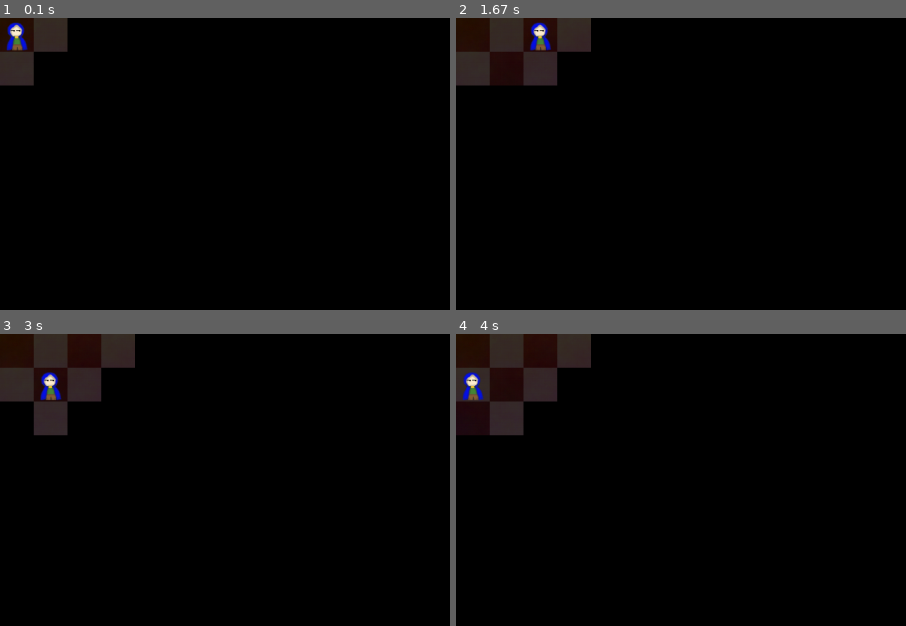
Above: before the commit, frames 1-4 (two rows, left to right).
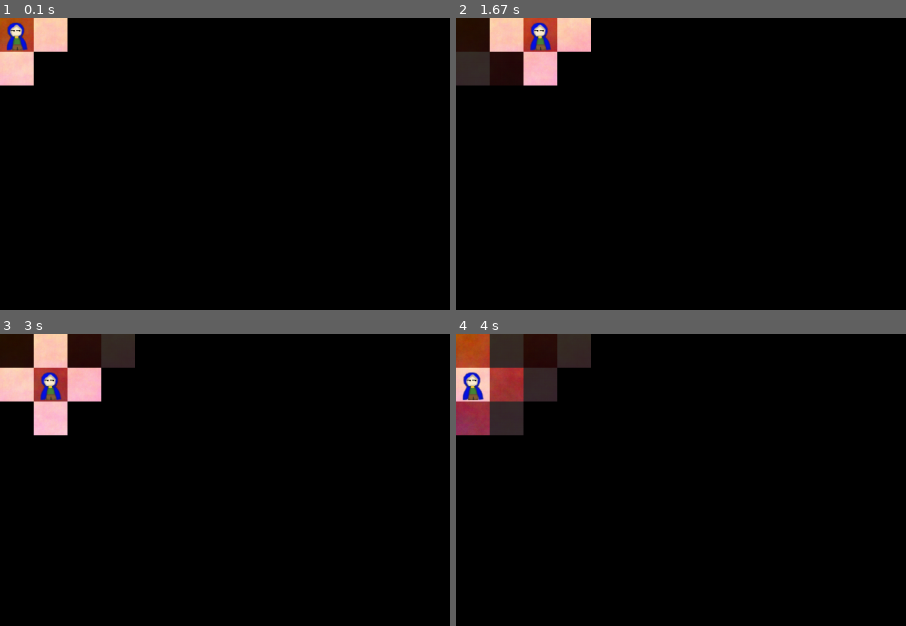
Above: after the commit, the same moments.

Repository: kcunning/Katie-s-Rougish-PyGame
Game: pygame game, started from main.py
Two runs of this game, one before a commit and one after it. Both use one fixed random seed, a clock stepped at 60 frames per second and the inputs below. The source is Python 2; it was converted automatically to run under Python 3.
Inputs:
- Up to frame 1 (0.1 s): no input
- Up to frame 2 (1.67 s): hold Right 0.33-0.8 s; hold Up 0.83-1.38 s; hold Right from 1.42 s (still down)
- Up to frame 3 (3 s): release Right at 2.15 s; hold Left 2.18-2.9 s; hold Down from 2.93 s (still down)
- Up to frame 4 (4 s): release Down at 3.65 s; hold Left from 3.68 s (still down)
The pictures show only the part of the screen within x 0-50%, y 0-50%; the shares and areas given below are measured in that part.

The runs differ from the first frame. In frame 1, 2.3% of the frame differs, in the area x 0-16%, y 0-24%; in frame 2, 3.3%; in frame 3, 4.2%, in the area x 0-23%, y 0-35%; in frame 4, 3.3%.

Commit message:
We now have fog of war! Very narrow.

Diff:
--- a/roguey/classes/game.py
+++ b/roguey/classes/game.py
@@ -27,6 +27,7 @@
 		self.position = (0, 0)
 		self.map = Map()
 		self.map.clear_block(self.position)
+		self.map.set_current_position(self.position)
 		treasure = self.map.clear_treasure(self.position)
 		if treasure:
 			self.add_treasure(treasure)
@@ -79,9 +80,12 @@
 					self.screen.blit(treasure, (row*TILE_SIZE, col*TILE_SIZE))
 
 	def draw_monsters(self):
+
+
+
 		for row in range(ROWS):
 			for col in range(COLUMNS):
-				if self.map.monsters[row][col] != 0:
+				if self.map.monsters[row][col] != 0 and self.map.current[row][col] != 0:
 					monster = pygame.image.load(IMG_DIR + 'dumb_monster.png')
 					self.screen.blit(monster, (row*TILE_SIZE, col*TILE_SIZE))
 
@@ -98,7 +102,8 @@
 		for row in range(ROWS):
 			for col in range(COLUMNS):
 				if self.map.cleared[row][col] == 0:
-					pygame.draw.rect(self.screen, BLACK, (row*TILE_SIZE, col*TILE_SIZE, TILE_SIZE, TILE_SIZE))
+					if not self.map.current[row][col]:
+						pygame.draw.rect(self.screen, BLACK, (row*TILE_SIZE, col*TILE_SIZE, TILE_SIZE, TILE_SIZE))
 				if self.map.cleared[row][col] == 1:
 					if not self.map.current[row][col]:
 						shadow = pygame.Surface((TILE_SIZE, TILE_SIZE))
@@ -126,6 +131,7 @@
 			return
 		self.position = (row, col)
 		self.map.clear_block(self.position)
+		self.map.set_current_position(self.position)
 		treasure = self.map.clear_treasure(self.position)
 		if treasure:
 			self.add_treasure(treasure)
--- a/roguey/classes/gamemap.py
+++ b/roguey/classes/gamemap.py
@@ -59,9 +59,19 @@
 			return False
 
 	def set_current_position(self, position):
-		self.cleared = self.get_blank_map()
+		self.current = self.get_blank_map()
 		row, col = position
-		self.cleared[row][col] = 1
+		row = row/TILE_SIZE
+		col = col/TILE_SIZE
+		self.current[row][col] = 1
+		if row > 0:
+			self.current[row-1][col] = 1
+		if row < ROWS - 1:
+			self.current[row+1][col] = 1
+		if col > 0:
+			self.current[row][col-1] = 1
+		if col < COLUMNS - 1:
+			self.current[row][col+1] = 1
 
 	def clear_block(self, position):
 		''' Given the current position of the player, sets the current square to completely cleared,
